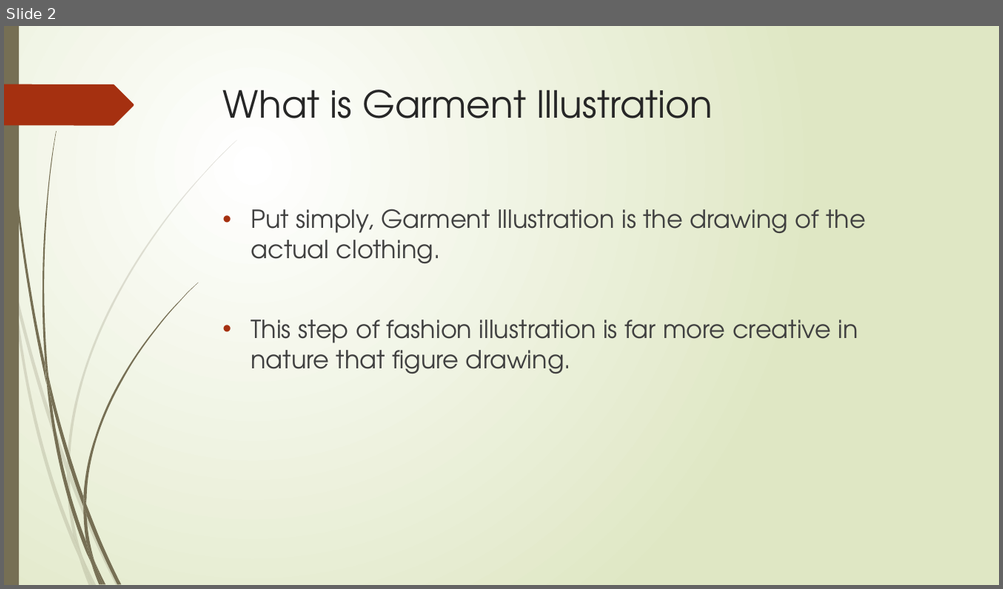
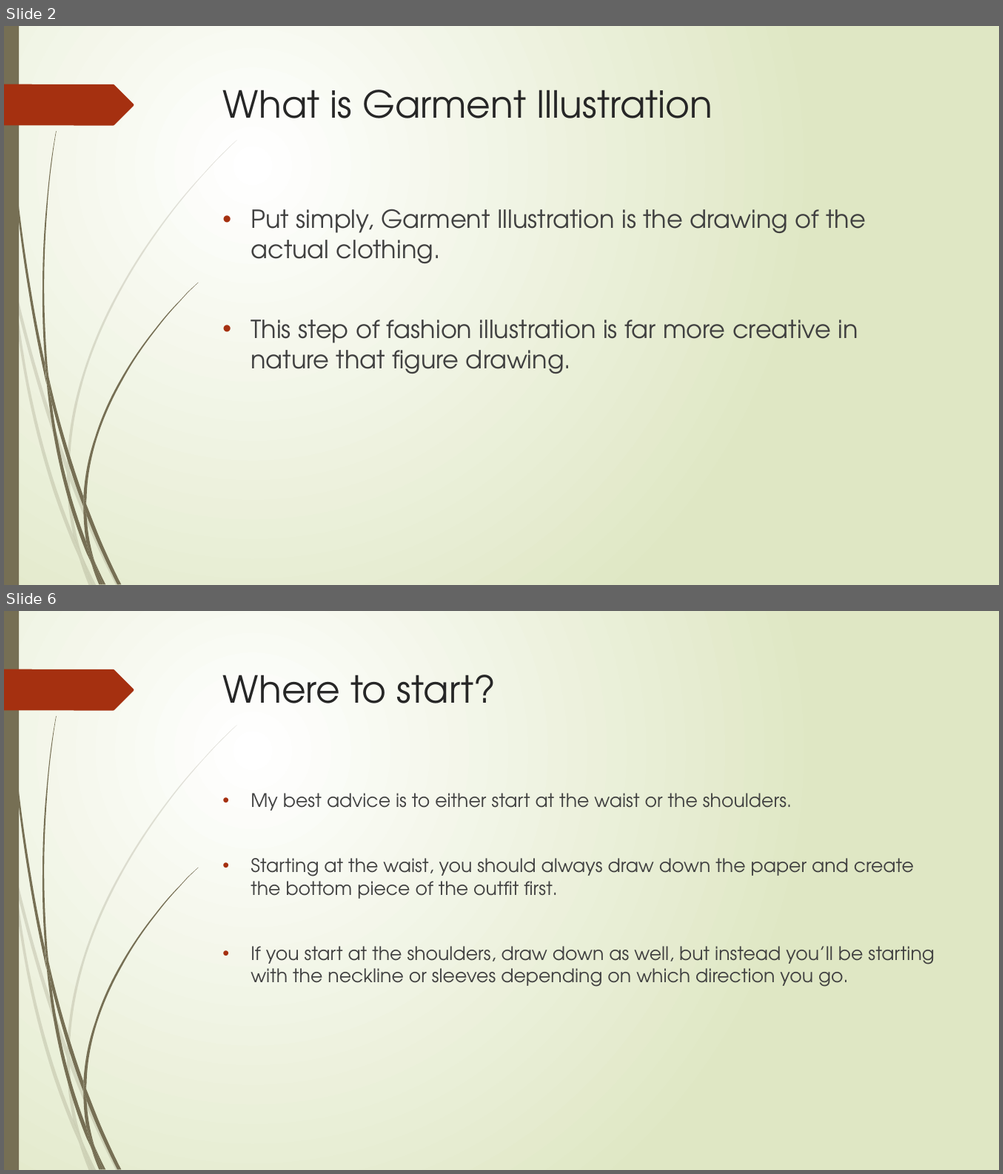
Before and after one commit to SammyKipp/FashionDesignCurriculum, a slide deck: Unit 1 - Figure Drawing and Illustration/Lesson 1.2.pptx. Shown one above the other, each under a label of ours: slide 2 before the commit, slides 2 and 6 after it; the slides between them are not shown. The pictures are 1003x589 and 1003x1174 pixels, drawn with LibreOffice and Linux fonts; fonts in the diff are those of the drawing. Boxes give left, top, right and bottom in pixels: in the first picture for what was removed or moved away, otherwise in the second. Text is boxed around its words. In the diff, an @@ line names an element or a change of style, - is before the commit and + after.

```diff
--- a/Unit 1 - Figure Drawing and Illustration/Lesson 1.2.pptx
+++ b/Unit 1 - Figure Drawing and Illustration/Lesson 1.2.pptx
@@ slide 6 added at (x1=4, y1=611, x2=999, y2=1170), background gradient #FFFFFF to #DFE8C4; not listed: 24 template elements that a slide beside it also shows @@
@@ title added at (x1=223, y1=675, x2=496, y2=703), 36 pt, text #262626 @@
+Where to start?
@@ text added at (x1=250, y1=793, x2=933, y2=987), 18 pt, text #404040 @@
+• My best advice is to either start at the waist or the shoulders.
+• Starting at the waist, you should always draw down the paper and create the bottom piece of the outfit first.
+• If you start at the shoulders, draw down as well, but instead you’ll be starting with the neckline or sleeves depending on which direction you go.
```
Also in this commit, not shown: 1 slide changed, 4 other slides added, 7 slides removed, 1 other file.
